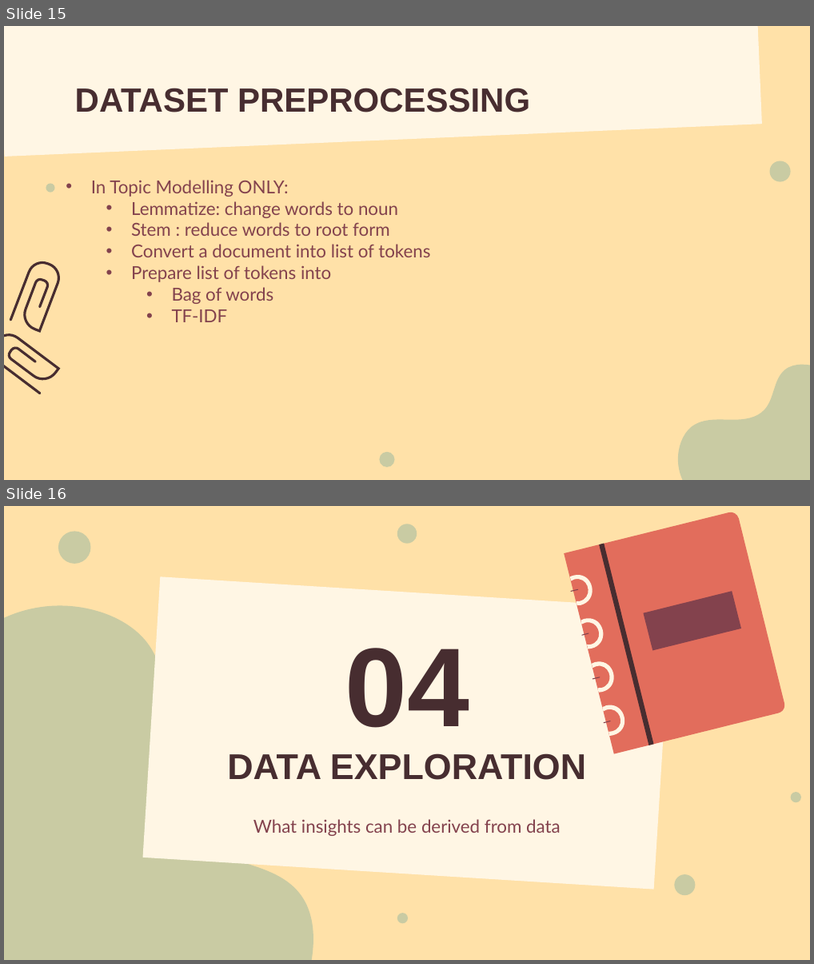
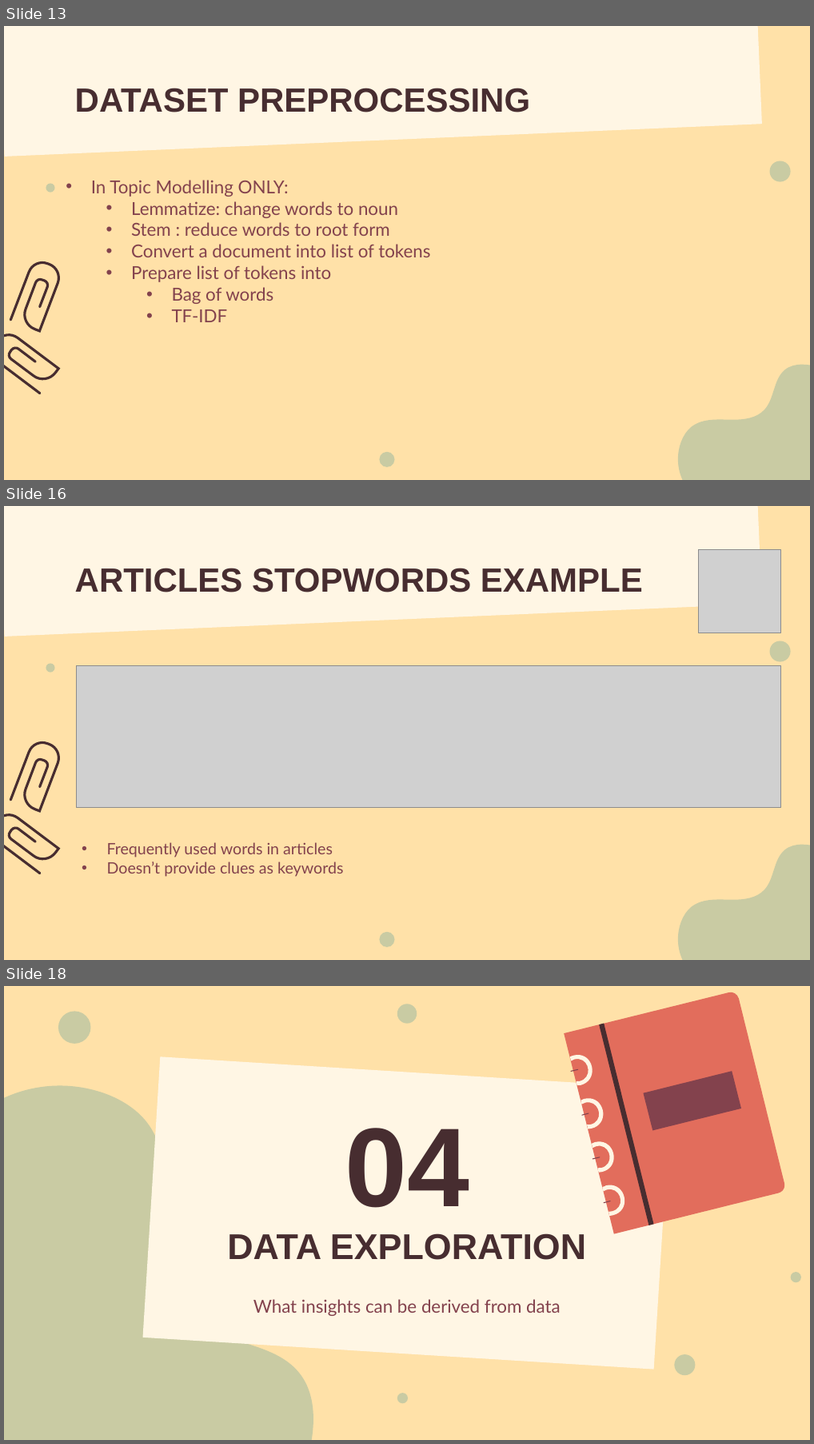
Before and after one commit to LiyanaRoslie/ds-keywords, a slide deck: Capstone_presentation_v1.1.pptx. Shown one above the other, each under a label of ours: slides 15 and 16 before the commit, slides 13, 16 and 18 after it; the slides between them are not shown. The pictures are 814x964 and 814x1444 pixels, drawn with LibreOffice and Linux fonts; fonts in the diff are those of the drawing; grey boxes stand for pictures. Boxes give left, top, right and bottom in pixels: in the first picture for what was removed or moved away, otherwise in the second. Text is boxed around its words. In the diff, an @@ line names an element or a change of style, - is before the commit and + after.

```diff
--- a/Capstone_presentation_v1.1.pptx
+++ b/Capstone_presentation_v1.1.pptx
@@ slide 16 added at box(4, 506, 810, 960), background #FFE1A8; not listed: 4 template elements that a slide beside it also shows @@
@@ rectangle added at box(4, 506, 763, 637), fill #FFF6E4 @@
@@ picture added at box(698, 549, 782, 632) @@
@@ title added at box(75, 568, 643, 592), 30 pt, text #472D30, bold @@
+ARTICLES STOPWORDS EXAMPLE
@@ picture added at box(76, 666, 782, 808) @@
@@ freeform shape added at box(4, 736, 74, 818), outline #472D30 2.25 pt @@
@@ freeform shape added at box(4, 812, 59, 873), outline #472D30 2.25 pt @@
@@ text added at box(107, 842, 343, 876), 14 pt, text #83424D @@
+• Frequently used words in articles
+• Doesn’t provide clues as keywords
@@ what was slide 15 is now slide 13 @@
@@ what was slide 16 is now slide 18 @@
```
Also in this commit, not shown: 3 slides changed, 2 other slides added.
